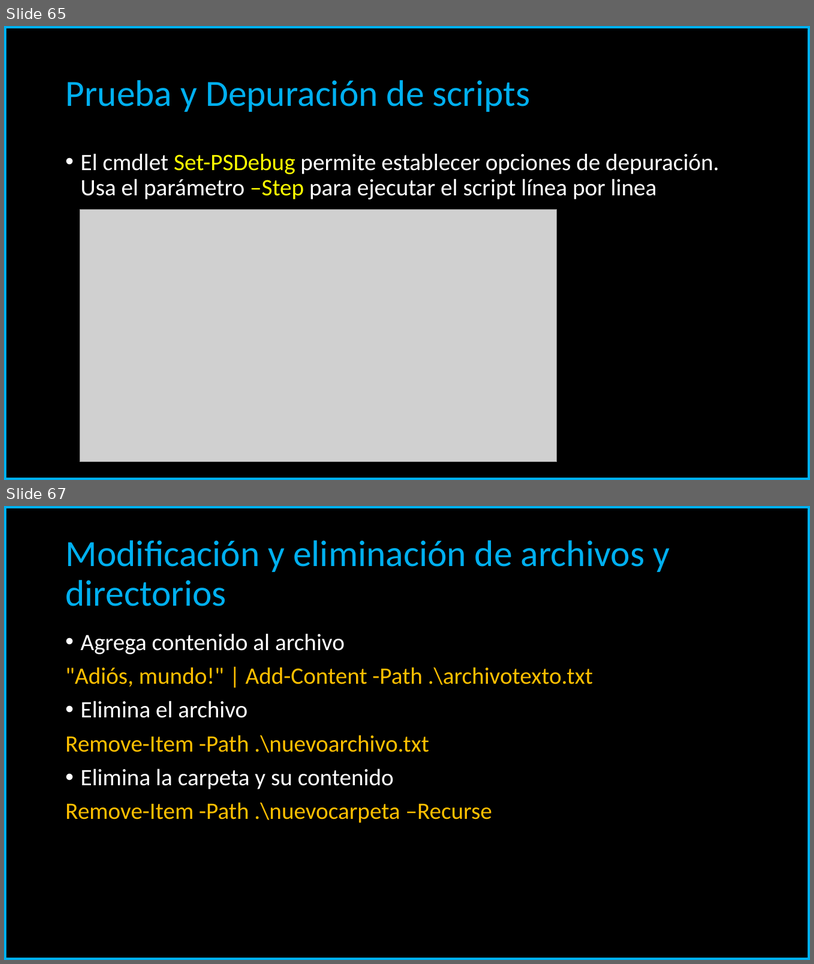
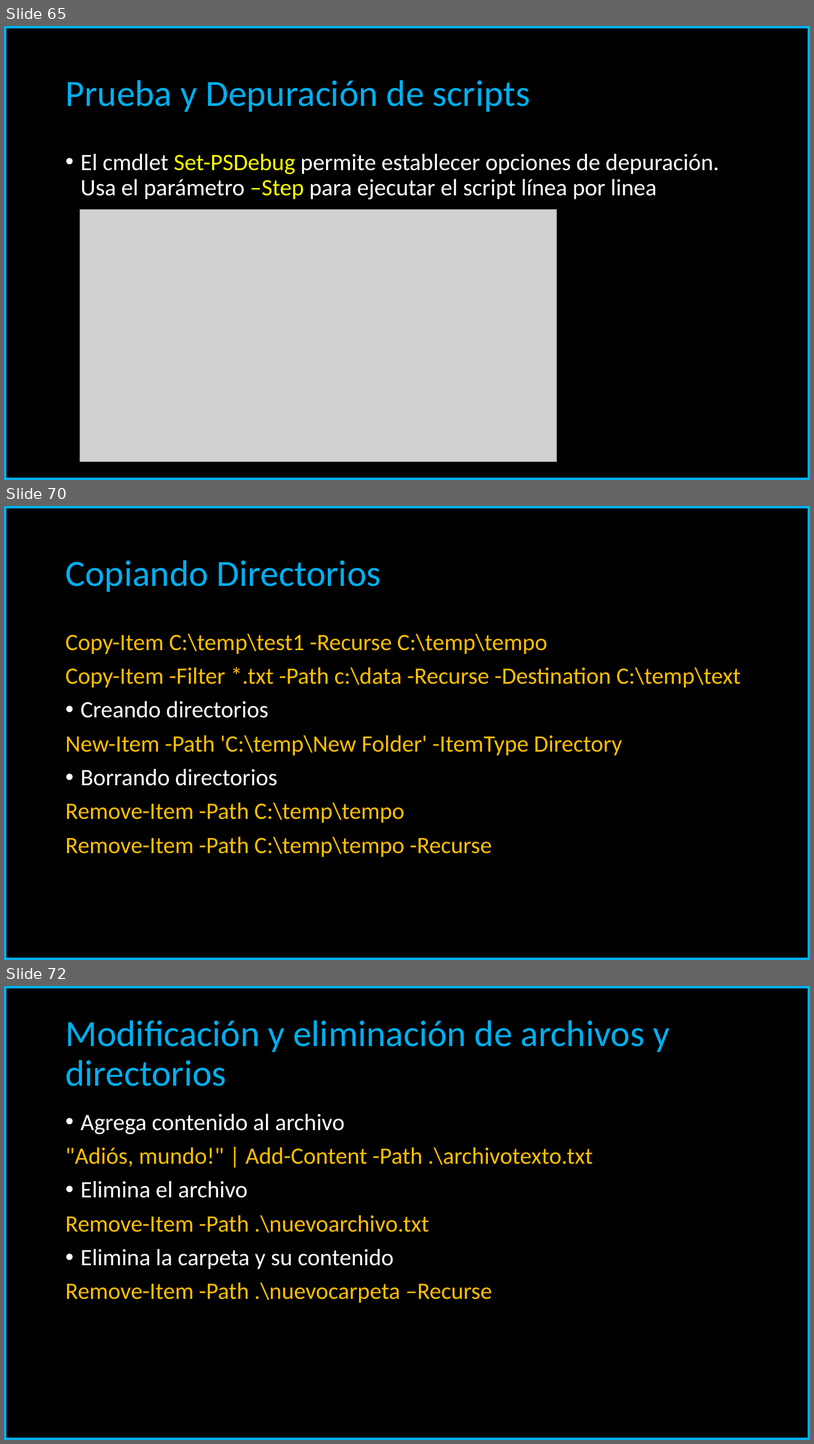
Before and after one commit to carloscarreno/linuxscripting, a slide deck: PowerShell Scripting.pptx. Shown one above the other, each under a label of ours: slides 65 and 67 before the commit, slides 65, 70 and 72 after it; the slides between them are not shown. The pictures are 814x964 and 814x1444 pixels, drawn with LibreOffice and Linux fonts; fonts in the diff are those of the drawing; grey boxes stand for pictures. Boxes give left, top, right and bottom in pixels: in the first picture for what was removed or moved away, otherwise in the second. Text is boxed around its words. In the diff, an @@ line names an element or a change of style, - is before the commit and + after.

```diff
--- a/PowerShell Scripting.pptx
+++ b/PowerShell Scripting.pptx
@@ slide 70 added at [4, 506, 810, 960], background #000000; not listed: 1 template element that a slide beside it also shows @@
@@ title added at [65, 560, 381, 592], 44 pt, text #00B0F0 @@
+Copiando Directorios
@@ text added at [65, 633, 741, 857], 28 pt, text #FFC000 @@
+Copy-Item C:\temp\test1 -Recurse C:\temp\tempo
+Copy-Item -Filter *.txt -Path c:\data -Recurse -Destination C:\temp\text
+• Creando directorios
+New-Item -Path 'C:\temp\New Folder' -ItemType Directory
+• Borrando directorios
+Remove-Item -Path C:\temp\tempo
+Remove-Item -Path C:\temp\tempo -Recurse
@@ what was slide 67 is now slide 72 @@
```
Also in this commit, not shown: 4 slides changed, 7 other slides added, 1 slide removed.
